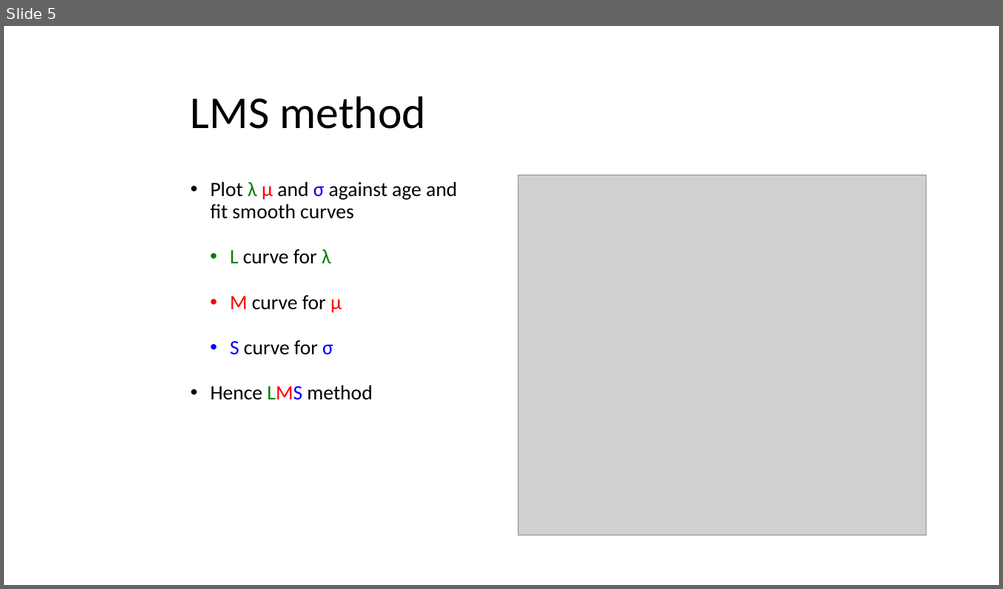
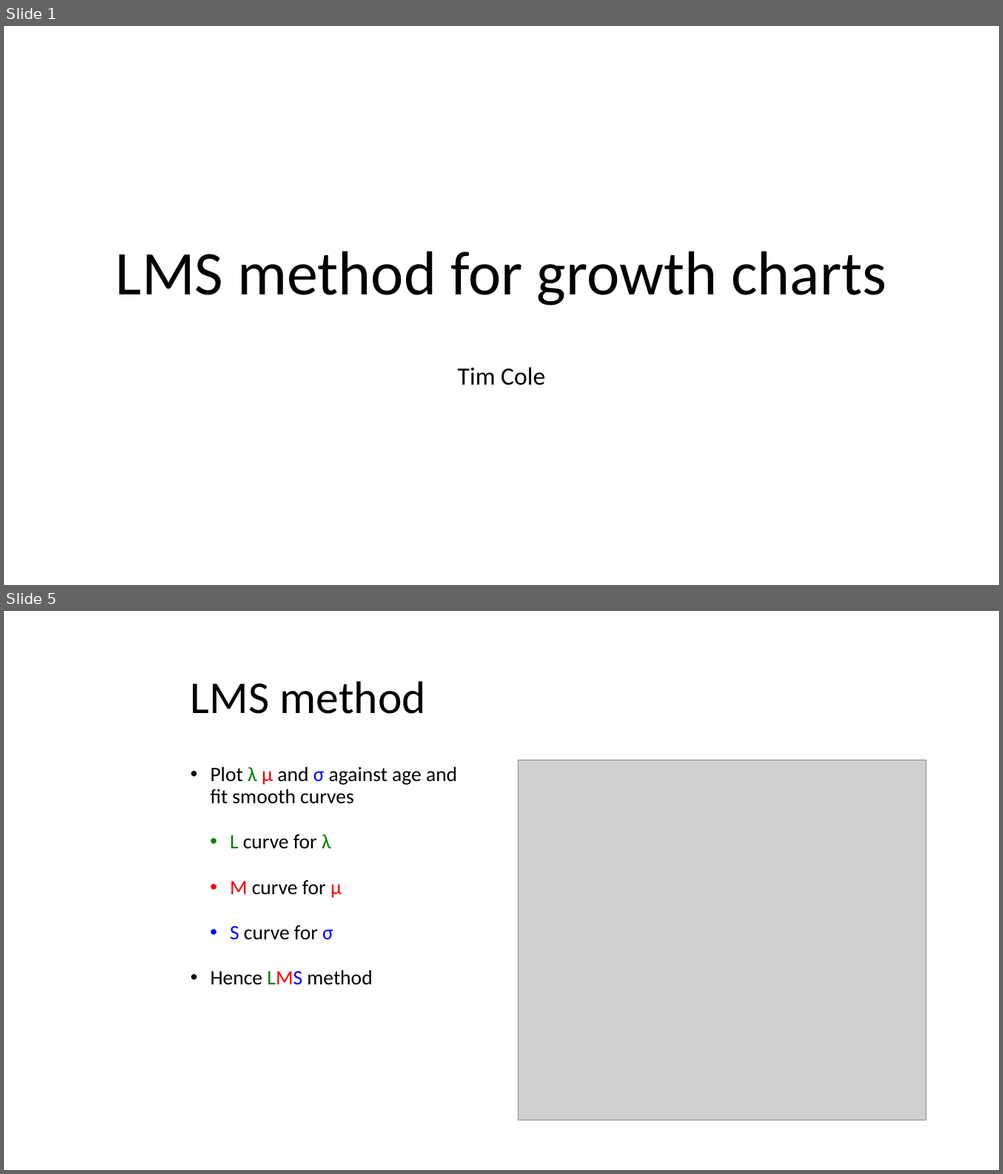
Before and after one commit to UCLichCodeClub/Meeting_ICH_11Mar2020, a slide deck: LMS method for growth charts.pptx. Shown one above the other, each under a label of ours: slide 5 before the commit, slides 1 and 5 after it; the slides between them are not shown. The pictures are 1003x589 and 1003x1174 pixels, drawn with LibreOffice and Linux fonts; fonts in the diff are those of the drawing; grey boxes stand for pictures. Boxes give left, top, right and bottom in pixels: in the first picture for what was removed or moved away, otherwise in the second. Text is boxed around its words. In the diff, an @@ line names an element or a change of style, - is before the commit and + after.

```diff
--- a/LMS method for growth charts.pptx
+++ b/LMS method for growth charts.pptx
@@ slide 1 added at (x1=4, y1=26, x2=999, y2=585), background #FFFFFF @@
@@ title added at (x1=116, y1=251, x2=886, y2=306), 60 pt, text #000000 @@
+LMS method for growth charts
@@ subtitle added at (x1=458, y1=367, x2=545, y2=386), 24 pt, text #000000 @@
+Tim Cole
```
Also in this commit, not shown: 4 slides changed, 1 slide removed.
